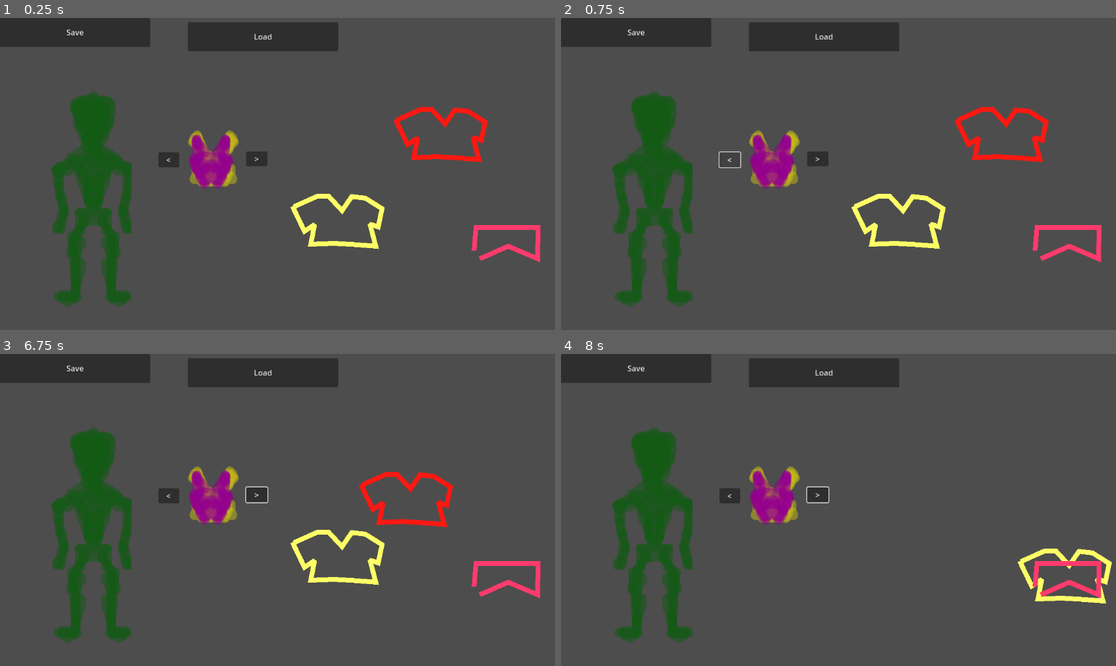
Above: before the commit, frames 1-4 (two rows, left to right).
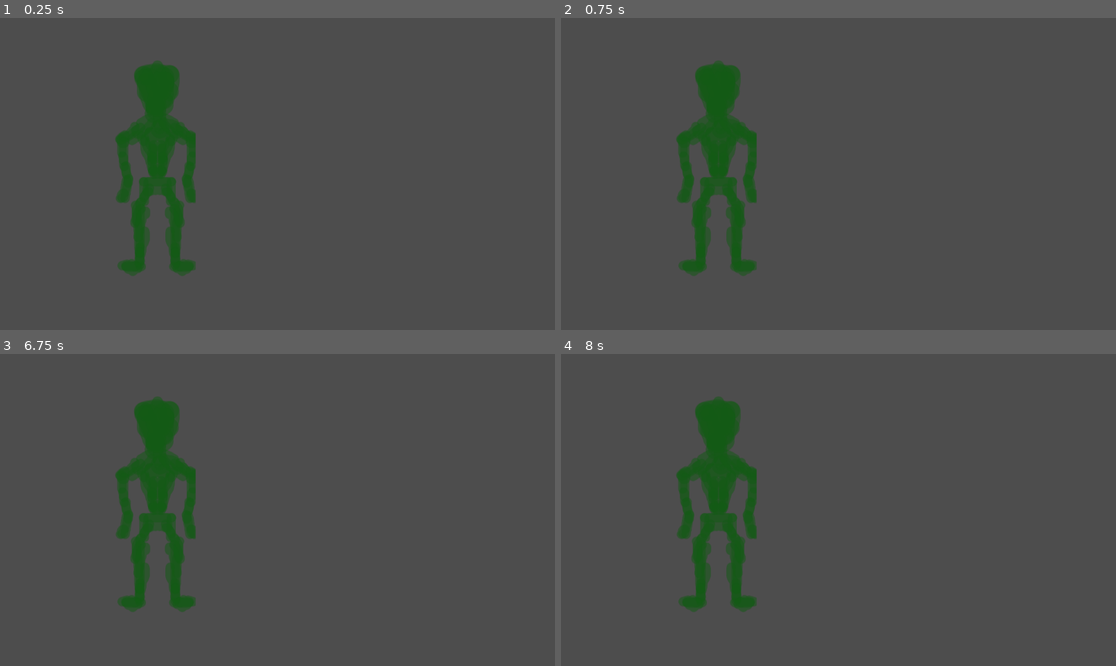
Above: after the commit, the same moments.

Repository: PushingPolygons/fashion-riot
Game: Godot game, scene res://Main/Manoman.tscn
The game is run twice, just before and just after one commit, with the same random seed, the same clock (stepped at 60 frames per second) and the same inputs. Before the commit the project starts from res://Main/Main.tscn.
Inputs (mouse positions are in pixels of both pictures, inside the frame that each line leads up to):
- Up to frame 1 (0.25 s): no input
- Up to frame 2 (0.75 s): click (727, 158) at 0.5 s, where only the run before the commit has a clickable "<"
- Up to frame 3 (6.75 s): click (255, 494) at 1.25 s, where only the run before the commit has a clickable ">"; click (77, 369) at 2 s, where only the run before the commit has a clickable "Save"; click (260, 372) at 2.75 s, where only the run before the commit has a clickable "Load"; click (166, 494) at 3.5 s, where only the run before the commit has a clickable "<"; click (255, 494) at 4.25 s, where only the run before the commit has a clickable ">"; click (166, 494) at 5 s, where only the run before the commit has a clickable "<"; click (255, 494) at 5.75 s, where only the run before the commit has a clickable ">"; tap Enter at 6.5 s; drag from (444, 472) to (338, 559) at 6.52 s
- Up to frame 4 (8 s): tap Space at 7.25 s; drag from (899, 559) to (1066, 578) at 7.27 s

The runs differ from the first frame. In frame 1, 18% of the frame differs, in the area x 0-98%, y 0-93%; in frame 2, 18%; in frame 3, 18%; in frame 4, 17%.
Error before the commit: Invalid access of index '0' on a base object of type: 'Array'. (res://Main/Main.gd:17)

Commit message:
Some ideas.

Diff:
--- a/Body/Body.gd
+++ b/Body/Body.gd
@@ -3,19 +3,6 @@
 
 @onready var snap = $Snap
 
-var vestments: Array
-
-
-func Attach(vestment: Node2D):
-	vestment.position = snap.position
-	vestments.append(vestment)
-	# TODO: FIXME later!!!! How to retrieve?
-
-
-#	var quois = vestments.find(3)
-#	print("Dunno: ", quois)
-
-
-func Detach(vestment: Node2D):
-	pass
-	#TODO: How do we retrieve the correct Vestment?
+@export var tops: Array
+@export var bottoms: Array
+@export var feet: Array
--- a/Main/Main.gd
+++ b/Main/Main.gd
@@ -1,6 +1,6 @@
 extends Node
 
-const TOP = preload("res://Top/Top.tscn")
+const VESTMENT = preload("res://Vestment/Vestment.gd")
 const USER_PATH = "user://game_save.dat"
 
 @onready var body := $Body
--- a/Main/Main.tscn
+++ /dev/null
@@ -1,65 +0,0 @@
-[gd_scene load_steps=6 format=3 uid="uid://do8ygn0l44rxk"]
-
-[ext_resource type="Script" path="res://Main/Main.gd" id="1_483lb"]
-[ext_resource type="PackedScene" uid="uid://trlapys8mrv5" path="res://Body/Body.tscn" id="2_faum3"]
-[ext_resource type="PackedScene" uid="uid://k0jk0efkgr3g" path="res://Top/Top.tscn" id="3_06wpa"]
-[ext_resource type="PackedScene" uid="uid://u4laknlputas" path="res://Top/Bottom.tscn" id="4_skftu"]
-[ext_resource type="Texture2D" uid="uid://c0oidsj2hwag5" path="res://atlas.png" id="5_ohrew"]
-
-[node name="Main" type="Node"]
-script = ExtResource("1_483lb")
-
-[node name="Body" parent="." instance=ExtResource("2_faum3")]
-position = Vector2(196, 587)
-
-[node name="Top2" parent="Body" instance=ExtResource("3_06wpa")]
-modulate = Color(1, 0.0941176, 0.0705882, 1)
-position = Vector2(734, -202)
-
-[node name="Top3" parent="Body" instance=ExtResource("3_06wpa")]
-modulate = Color(0.996078, 1, 0.4, 1)
-position = Vector2(520, -22)
-
-[node name="Bottom" parent="Body" instance=ExtResource("4_skftu")]
-position = Vector2(856, -50)
-
-[node name="Vestment" type="Node2D" parent="Body"]
-position = Vector2(309, -3)
-
-[node name="PriorButton" type="Button" parent="Body/Vestment"]
-offset_left = -176.0
-offset_top = -305.0
-offset_right = -133.0
-offset_bottom = -274.0
-text = "<"
-
-[node name="YellowVest" type="Sprite2D" parent="Body/Vestment"]
-position = Vector2(-64, -292)
-texture = ExtResource("5_ohrew")
-region_enabled = true
-region_rect = Rect2(181, 15.5, 130, 143)
-
-[node name="PlumVest" type="Sprite2D" parent="Body/Vestment"]
-position = Vector2(-64, -285)
-texture = ExtResource("5_ohrew")
-region_enabled = true
-region_rect = Rect2(311, 19, 107, 139)
-
-[node name="NextButton" type="Button" parent="Body/Vestment"]
-offset_left = 6.0
-offset_top = -307.0
-offset_right = 50.0
-offset_bottom = -276.0
-text = ">"
-
-[node name="SaveButton" type="Button" parent="."]
-offset_right = 312.0
-offset_bottom = 60.0
-text = "Save"
-
-[node name="LoadButton" type="Button" parent="."]
-offset_left = 390.0
-offset_top = 9.0
-offset_right = 702.0
-offset_bottom = 69.0
-text = "Load"
--- /dev/null
+++ b/Main/Manoman.tscn
@@ -0,0 +1,8 @@
+[gd_scene load_steps=2 format=3 uid="uid://bnt15li18tt8j"]
+
+[ext_resource type="PackedScene" uid="uid://trlapys8mrv5" path="res://Body/Body.tscn" id="1_r6cxx"]
+
+[node name="Manoman" type="Node"]
+
+[node name="Body" parent="." instance=ExtResource("1_r6cxx")]
+position = Vector2(329, 523)
--- /dev/null
+++ b/Main/Persistent.gd
@@ -0,0 +1,35 @@
+extends Node
+# Singelton class Persistent: `Project` > `Project Settings...` > `Autoload` tab > `Persistent`.
+
+const SAVE_FILE: String = "user://fashion.dat"
+
+
+static func Load():
+	# TODO: Handle error cases.
+	# If the file isn't there, make it?
+	var file = FileAccess.open(SAVE_FILE, FileAccess.READ)
+	if not file:
+		push_error("Returned null.")
+		print(FileAccess.get_open_error())
+		return
+
+	# Grab the data from the JSON file.
+	var json_text = file.get_as_text()
+	var data = JSON.parse_string(json_text)
+
+	# Returns null if parsing failed.
+	if data:
+		Persistent.data = data
+	else:
+		push_error("File text data failed to parse.")
+
+
+static func Save():
+	print("Saving to: ", SAVE_FILE)
+	var file = FileAccess.open(SAVE_FILE, FileAccess.WRITE)
+	file.store_string(JSON.stringify(Persistent.data))
+
+
+
+# The main player data to save.
+var data: Dictionary = { "top_id": 0, "bottom_id": 0, "feet_id": 0 }
--- a/Top/Bottom.tscn
+++ /dev/null
@@ -1,18 +0,0 @@
-[gd_scene load_steps=3 format=3 uid="uid://u4laknlputas"]
-
-[ext_resource type="Script" path="res://Top/Vestment.gd" id="1_je08n"]
-
-[sub_resource type="RectangleShape2D" id="RectangleShape2D_mdgjy"]
-size = Vector2(144, 82.5)
-
-[node name="Bottom" type="Area2D"]
-script = ExtResource("1_je08n")
-
-[node name="AwesomeTee" type="Line2D" parent="."]
-position = Vector2(-14, -147)
-points = PackedVector2Array(-42, 110, 17, 84, 78, 110, 79, 45, -50, 45, -54, 93)
-default_color = Color(1, 0.231373, 0.427451, 1)
-
-[node name="CollisionShape2D" type="CollisionShape2D" parent="."]
-position = Vector2(-2, -72.25)
-shape = SubResource("RectangleShape2D_mdgjy")
--- a/Top/Top.tscn
+++ /dev/null
@@ -1,17 +0,0 @@
-[gd_scene load_steps=3 format=3 uid="uid://k0jk0efkgr3g"]
-
-[ext_resource type="Script" path="res://Top/Vestment.gd" id="1_av0nq"]
-
-[sub_resource type="RectangleShape2D" id="RectangleShape2D_mdgjy"]
-size = Vector2(183, 103)
-
-[node name="Top" type="Area2D"]
-script = ExtResource("1_av0nq")
-
-[node name="AwesomeTee" type="Line2D" parent="."]
-position = Vector2(-14, -147)
-points = PackedVector2Array(-95, -27, -70, 25, -49, 11, -57, 52, -9, 50, 41, 53, 78, 56, 66, 10, 83, 16, 91, -22, 56, -44, 28, -47, 8, -18, -20, -48, -43, -48, -92, -26)
-
-[node name="CollisionShape2D" type="CollisionShape2D" parent="."]
-position = Vector2(-11.5, -139.5)
-shape = SubResource("RectangleShape2D_mdgjy")
--- a/Top/Vestment.gd
+++ b/Vestment/Vestment.gd
@@ -1,5 +1,8 @@
 extends Area2D
 class_name Vestment
+
+@onready var next_button = $NextButton
+@onready var animated_sprite_2d = $AnimatedSprite2D
 
 @export var snap_distance: float = 100.0 # px
 var is_dragging: bool = false
@@ -9,6 +12,11 @@
 
 func _ready():
 	input_event.connect(OnInputEvent)
+	next_button.pressed.connect(OnNextFrame)
+
+
+func OnNextFrame():
+	animated_sprite_2d.frame += 1
 
 func _process(delta):
 	if Input.is_action_just_released("drag"):
--- /dev/null
+++ b/Vestment/Vestment.tscn
@@ -0,0 +1,44 @@
+[gd_scene load_steps=6 format=3 uid="uid://k0jk0efkgr3g"]
+
+[ext_resource type="Script" path="res://Vestment/Vestment.gd" id="1_xilnc"]
+[ext_resource type="Texture2D" uid="uid://cm0ulebkyl58" path="res://Vestment/blue_shorts.png" id="2_6b0h8"]
+[ext_resource type="Texture2D" uid="uid://dt5pfiqewahu8" path="res://Vestment/sun_dress.png" id="3_f8su2"]
+
+[sub_resource type="RectangleShape2D" id="RectangleShape2D_mdgjy"]
+size = Vector2(183, 103)
+
+[sub_resource type="SpriteFrames" id="SpriteFrames_leoey"]
+animations = [{
+"frames": [{
+"duration": 1.0,
+"texture": ExtResource("2_6b0h8")
+}, {
+"duration": 1.0,
+"texture": ExtResource("3_f8su2")
+}],
+"loop": true,
+"name": &"default",
+"speed": 5.0
+}]
+
+[node name="Vestment" type="Area2D"]
+script = ExtResource("1_xilnc")
+
+[node name="AwesomeTee" type="Line2D" parent="."]
+position = Vector2(-14, -147)
+points = PackedVector2Array(-95, -27, -70, 25, -49, 11, -57, 52, -9, 50, 41, 53, 78, 56, 66, 10, 83, 16, 91, -22, 56, -44, 28, -47, 8, -18, -20, -48, -43, -48, -92, -26)
+
+[node name="CollisionShape2D" type="CollisionShape2D" parent="."]
+position = Vector2(-11.5, -139.5)
+shape = SubResource("RectangleShape2D_mdgjy")
+
+[node name="AnimatedSprite2D" type="AnimatedSprite2D" parent="."]
+texture_filter = 1
+sprite_frames = SubResource("SpriteFrames_leoey")
+
+[node name="NextButton" type="Button" parent="."]
+offset_left = 134.0
+offset_top = -159.0
+offset_right = 177.0
+offset_bottom = -128.0
+text = "next"
--- a/project.godot
+++ b/project.godot
@@ -11,9 +11,13 @@
 [application]
 
 config/name="Fashion Riot"
-run/main_scene="res://Main/Main.tscn"
+run/main_scene="res://Main/Manoman.tscn"
 config/features=PackedStringArray("4.0", "Forward Plus")
 config/icon="res://icon.svg"
+
+[autoload]
+
+Persistent="*res://Main/Persistent.gd"
 
 [editor_plugins]
 
Binary file added: Body/body.png
Not shown, added: Body/body.png.import
Binary file added: Vestment/blue_shorts.png
Not shown, added: Vestment/blue_shorts.png.import
Binary file added: Vestment/clogs.png
Not shown, added: Vestment/clogs.png.import
Binary file added: Vestment/red_shirt.png
Not shown, added: Vestment/red_shirt.png.import
Binary file added: Vestment/sun_dress.png
Not shown, added: Vestment/sun_dress.png.import
Not shown, added: Body/body.png.kra
Not shown, added: Vestment/blue_shorts.png.kra
(and 3 more such lines)
